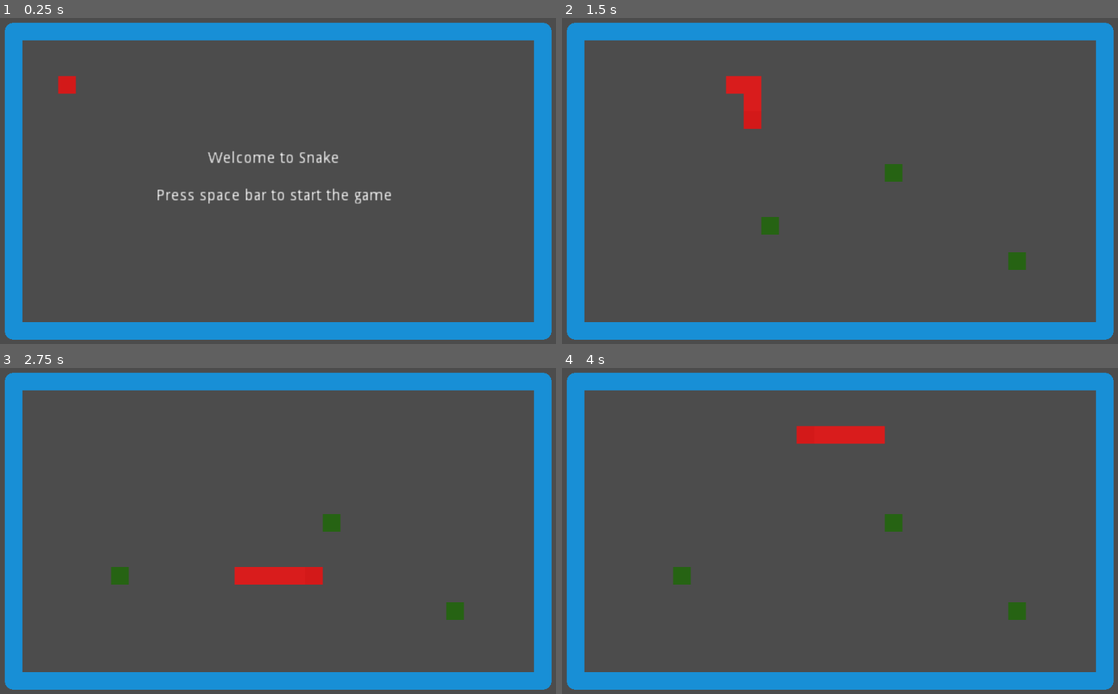
Above: before the commit, frames 1-4 (two rows, left to right).
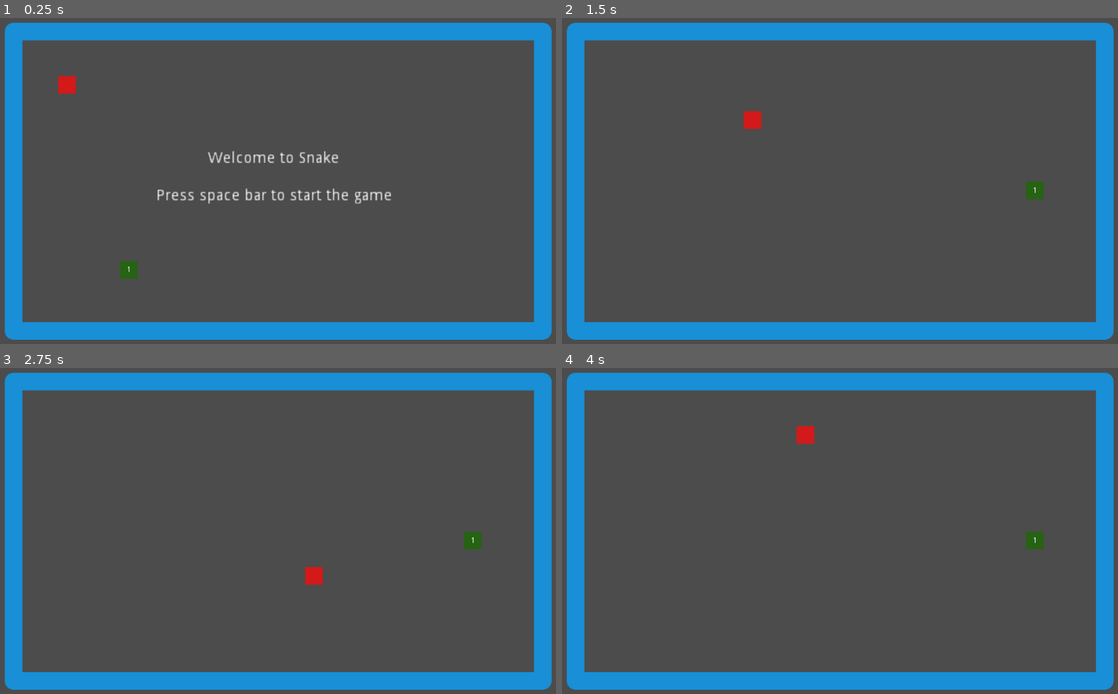
Above: after the commit, the same moments.

Repository: t-karcher/Snake
Game: Godot game, scene res://Main.tscn
The game is run twice, just before and just after one commit, with the same random seed, the same clock (stepped at 60 frames per second) and the same inputs.
Inputs:
- Up to frame 1 (0.25 s): no input
- Up to frame 2 (1.5 s): tap Space at 0.5 s; hold Right (ui_right) 0.53-1.28 s; hold Enter (ui_accept) 0.53-1.28 s; hold Down (ui_down) from 1.28 s (still down); tap Enter (ui_accept) at 1.35 s
- Up to frame 3 (2.75 s): tap Enter (ui_accept) at 1.52, 1.82 s; release Down (ui_down) at 2.03 s; hold Right (ui_right) from 2.03 s (still down); hold Enter (ui_accept) from 2.03 s (still down)
- Up to frame 4 (4 s): release Right (ui_right) at 2.78 s; release Enter (ui_accept) at 2.78 s; hold Up (ui_up) 2.78-3.53 s; tap Enter (ui_accept) at 2.85, 3.02, 3.32 s; hold Left (ui_left) from 3.53 s (still down); hold Enter (ui_accept) from 3.53 s (still down)

The runs differ from the first frame. In frame 1, 0.2% of the frame differs, in the area x 21-25%, y 74-80%; in frame 2, 1.3%; in frame 3, 1.4%; in frame 4, 1.4%, in the area x 19-87%, y 17-78%.

Commit message:
Code cleanup

Diff:
--- a/Food.gd
+++ /dev/null
@@ -1,14 +0,0 @@
-extends Area2D
-
-signal food_was_eaten
-
-func _ready():
-	set_position(Vector2(rand_range(48, 977), rand_range(48, 561)).snapped(Vector2(32, 32)))
-
-func _on_Food_body_entered(body):
-	if body.name == "Snake":
-		emit_signal("food_was_eaten")
-		call_deferred("queue_free")
-	else:
-		# falsch positioniert
-		set_position(Vector2(rand_range(48, 977), rand_range(48, 561)).snapped(Vector2(32, 32)))
--- a/Food.tscn
+++ /dev/null
@@ -1,17 +0,0 @@
-[gd_scene load_steps=3 format=2]
-
-[ext_resource path="res://Food.gd" type="Script" id=1]
-
-[sub_resource type="RectangleShape2D" id=1]
-extents = Vector2( 14, 14 )
-
-[node name="Food" type="Area2D"]
-script = ExtResource( 1 )
-
-[node name="Shape" type="Polygon2D" parent="."]
-color = Color( 0.152941, 0.392157, 0.0784314, 1 )
-polygon = PoolVector2Array( -16, -16, 16, -16, 16, 16, -16, 16 )
-
-[node name="Collider" type="CollisionShape2D" parent="."]
-shape = SubResource( 1 )
-[connection signal="body_entered" from="." to="." method="_on_Food_body_entered"]
--- a/Main.gd
+++ b/Main.gd
@@ -1,54 +1,52 @@
 extends Node2D
 
-signal reset_game
+var tail = preload("res://Tail.tscn")
 
-var tail = preload("res://Tail.tscn")
-var food = preload("res://Food.tscn")
-
-var next_dir : Vector2
-var tail_length : int
-
-func spawn_food():
-	var _food = food.instance()
-	add_child(_food)
-	_food.connect("food_was_eaten", self, "_on_Food_was_eaten")
-	self.connect("reset_game", _food, "queue_free")
-
-func _on_Food_was_eaten():
-	tail_length += 1
-	call_deferred("spawn_food")
+var snake_dir : Vector2
+var next_dirs = []
+var prev_pos : Vector2
+var tail_nodes = []
 
 func _on_Timer_timeout():
-	var prev_snake_pos = $Snake.position
-	if $Snake.move_to(next_dir):
-		var _tail = tail.instance()
-		add_child(_tail)
-		_tail.set_position(prev_snake_pos)
-		$Timer.connect("timeout", _tail, "_on_Timer_timeout")
-		self.connect("reset_game", _tail, "queue_free")
+	var next_dir : Vector2 = snake_dir
+	while next_dirs.size() > 0 and next_dir == snake_dir:
+		next_dir = next_dirs.pop_front()
+	if next_dir + snake_dir != Vector2.ZERO: snake_dir = next_dir
+	prev_pos = $Snake.position
+	if !is_instance_valid($Snake.move_and_collide (snake_dir)):
+		if tail_nodes.size() > 0:
+			tail_nodes.push_front(tail_nodes.pop_back())
+			tail_nodes[0].set_position(prev_pos)
 	else:
 		stop_game()
 
 func _input(event):
-	if event.is_action_pressed("ui_up"): next_dir = Vector2 (0, -32)
-	if event.is_action_pressed("ui_down"): next_dir = Vector2 (0, 32)
-	if event.is_action_pressed("ui_left"): next_dir = Vector2 (-32, 0)
-	if event.is_action_pressed("ui_right"): next_dir = Vector2 (32, 0)
-
 	if event.is_action_pressed("ui_accept") and $Timer.is_stopped():
 		 start_game()
+	if event.is_action_pressed("ui_up"): next_dirs.append (Vector2 (0, -32))
+	if event.is_action_pressed("ui_down"): next_dirs.append (Vector2 (0, 32))
+	if event.is_action_pressed("ui_left"): next_dirs.append (Vector2 (-32, 0))
+	if event.is_action_pressed("ui_right"): next_dirs.append (Vector2 (32, 0))
 
 func start_game():
+	$Snake.set_position (Vector2 (128, 128))
+	snake_dir = Vector2 (32, 0)
+	next_dirs.clear()
+	for n in tail_nodes: n.queue_free()
+	tail_nodes.clear()
+	$Food.set_position(Vector2(rand_range(48, 977), rand_range(48, 561)).snapped(Vector2(32, 32)))
+	$Food/Label.text = "1"
 	$Menu.hide()
-	emit_signal("reset_game")
-	$Snake.position = Vector2 (128, 128)
-	$Snake.cur_dir = Vector2 (32, 0)
-	next_dir = Vector2 (32, 0)
-	tail_length = 3
 	$Timer.start()
-	for n in range (3): spawn_food()
 
 func stop_game():
 	$Timer.stop()
 	$Menu/Label.text = "Game Over\n\nPress space bar to restart"
 	$Menu.show()
+
+func _on_Food_body_entered(body):
+	if body == $Snake:
+		tail_nodes.append(tail.instance())
+		call_deferred("add_child", tail_nodes[-1])
+		$Food/Label.text = str(tail_nodes.size() + 1)
+	$Food.set_position(Vector2(rand_range(48, 977), rand_range(48, 561)).snapped(Vector2(32, 32)))
--- a/Main.tscn
+++ b/Main.tscn
@@ -1,9 +1,11 @@
 [gd_scene load_steps=4 format=2]
 
 [ext_resource path="res://Main.gd" type="Script" id=1]
-[ext_resource path="res://Snake.gd" type="Script" id=2]
 
-[sub_resource type="RectangleShape2D" id=5]
+[sub_resource type="RectangleShape2D" id=1]
+extents = Vector2( 14, 14 )
+
+[sub_resource type="RectangleShape2D" id=2]
 extents = Vector2( 14, 14 )
 
 [node name="Main" type="Node2D"]
@@ -20,27 +22,14 @@
 joint_mode = 2
 begin_cap_mode = 2
 
-[node name="Top" type="CollisionPolygon2D" parent="Border"]
-polygon = PoolVector2Array( 17, 17, 49, 49, 977, 49, 1009, 17 )
-
-[node name="Right" type="CollisionPolygon2D" parent="Border"]
-polygon = PoolVector2Array( 1009, 593, 977, 561, 977, 49, 1009, 17 )
-
-[node name="Bottom" type="CollisionPolygon2D" parent="Border"]
-polygon = PoolVector2Array( 49, 561, 977, 561, 1009, 593, 17, 593 )
-
-[node name="Left" type="CollisionPolygon2D" parent="Border"]
-polygon = PoolVector2Array( 49, 561, 17, 593, 17, 17, 49, 49 )
+[node name="Collider" type="CollisionPolygon2D" parent="Border"]
+polygon = PoolVector2Array( 1009, 593, 17, 593, 17, 17, 977, 17, 977, 49, 49, 49, 49, 561, 977, 561, 977, 49, 1009, 49 )
 
 [node name="Snake" type="KinematicBody2D" parent="."]
 position = Vector2( 128, 128 )
-script = ExtResource( 2 )
-__meta__ = {
-"_edit_group_": true
-}
 
 [node name="Collider" type="CollisionShape2D" parent="Snake"]
-shape = SubResource( 5 )
+shape = SubResource( 1 )
 
 [node name="Shape" type="Polygon2D" parent="Snake"]
 color = Color( 0.831373, 0.101961, 0.101961, 1 )
@@ -61,4 +50,25 @@
 Press space bar to start the game"
 align = 1
 valign = 1
+
+[node name="Food" type="Area2D" parent="."]
+editor/display_folded = true
+position = Vector2( 240, 464 )
+
+[node name="Shape" type="Polygon2D" parent="Food"]
+color = Color( 0.152941, 0.392157, 0.0784314, 1 )
+polygon = PoolVector2Array( -16, -16, 16, -16, 16, 16, -16, 16 )
+
+[node name="Collider" type="CollisionShape2D" parent="Food"]
+shape = SubResource( 2 )
+
+[node name="Label" type="Label" parent="Food"]
+margin_left = -16.0
+margin_top = -16.0
+margin_right = 16.0
+margin_bottom = 16.0
+text = "1"
+align = 1
+valign = 1
 [connection signal="timeout" from="Timer" to="." method="_on_Timer_timeout"]
+[connection signal="body_entered" from="Food" to="." method="_on_Food_body_entered"]
--- a/Snake.gd
+++ /dev/null
@@ -1,8 +0,0 @@
-extends KinematicBody2D
-
-var cur_dir: Vector2
-
-func move_to(next_dir) -> bool:
-	if next_dir + cur_dir != Vector2.ZERO: cur_dir = next_dir
-	var coll_object = move_and_collide (cur_dir)
-	return !is_instance_valid(coll_object)
--- a/Tail.gd
+++ /dev/null
@@ -1,7 +0,0 @@
-extends StaticBody2D
-
-var cur_pos = 1
-
-func _on_Timer_timeout():
-	cur_pos += 1
-	if cur_pos > get_parent().tail_length: queue_free()
--- a/Tail.tscn
+++ b/Tail.tscn
@@ -1,12 +1,9 @@
-[gd_scene load_steps=3 format=2]
-
-[ext_resource path="res://Tail.gd" type="Script" id=1]
+[gd_scene load_steps=2 format=2]
 
 [sub_resource type="RectangleShape2D" id=1]
 extents = Vector2( 14, 14 )
 
 [node name="Tail" type="StaticBody2D"]
-script = ExtResource( 1 )
 
 [node name="Collider" type="CollisionShape2D" parent="."]
 shape = SubResource( 1 )
--- a/globals.gd
+++ /dev/null
@@ -1 +0,0 @@
-extends Node
--- a/project.godot
+++ b/project.godot
@@ -17,12 +17,7 @@
 
 config/name="Snake"
 run/main_scene="res://Main.tscn"
-config/icon="res://icon.png"
 config/grid_size=32
-
-[autoload]
-
-globals="*res://globals.gd"
 
 [rendering]
 
Binary file removed: icon.png
Not shown, removed: icon.png.import
